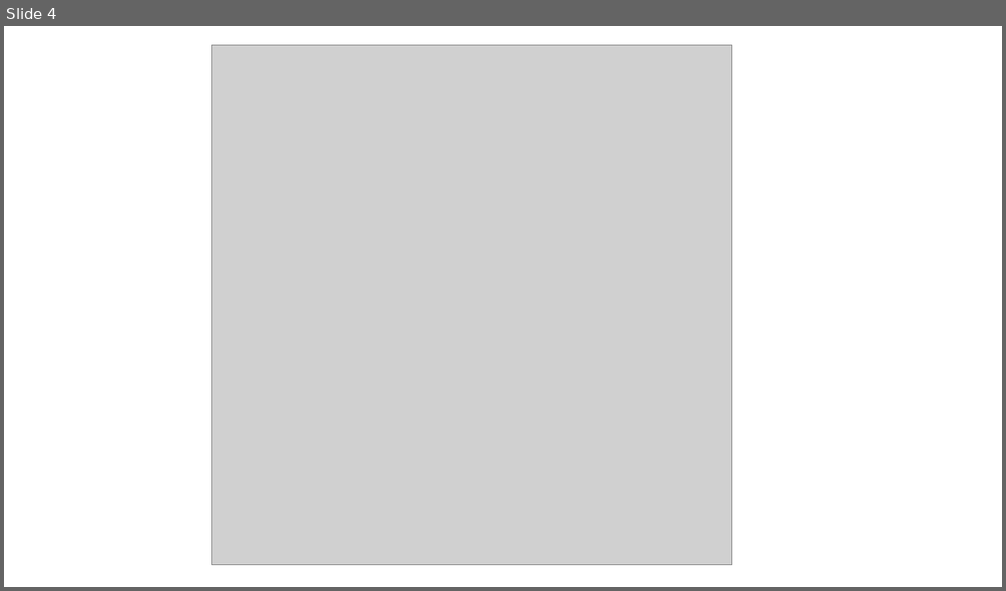
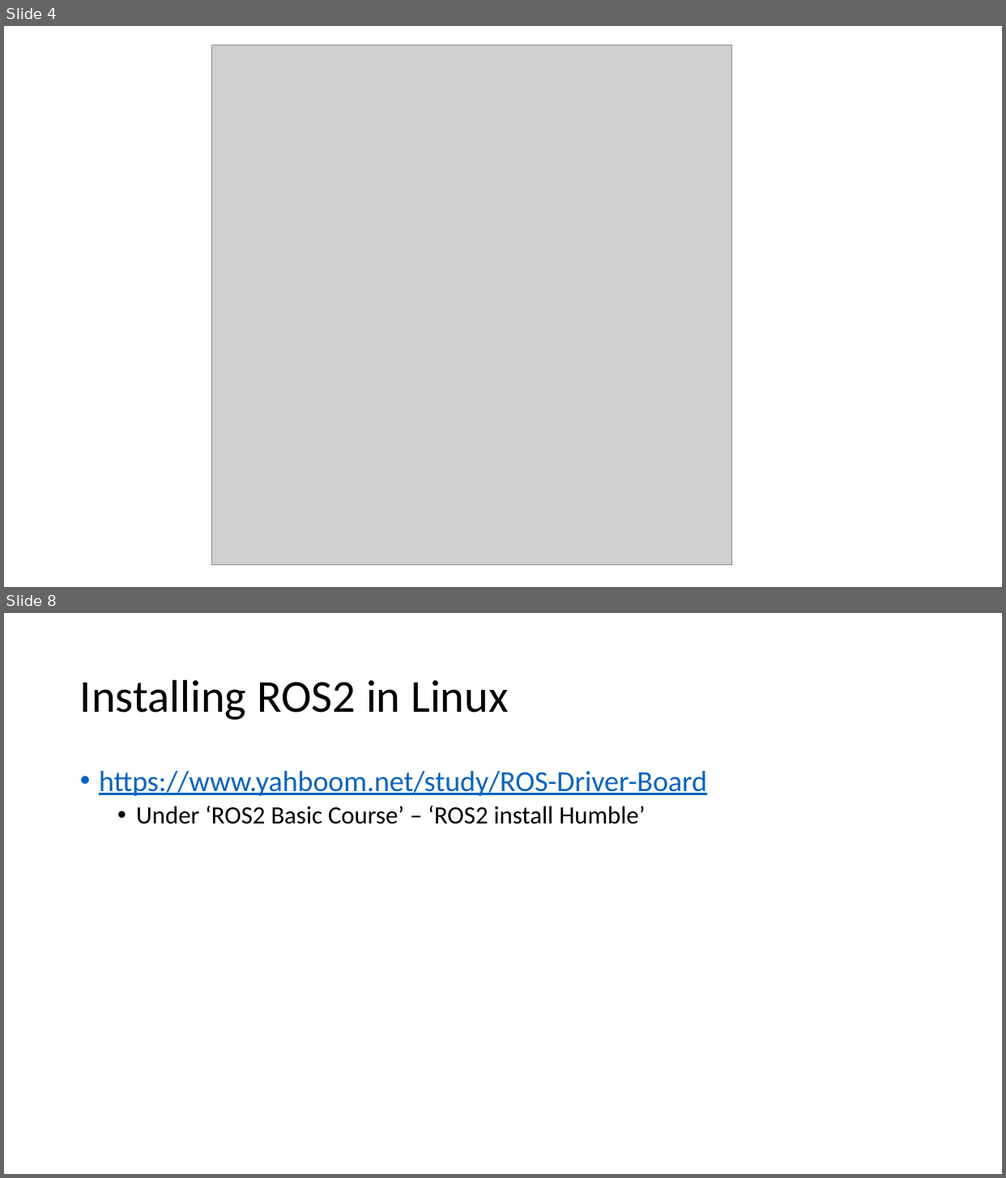
Before and after one commit to gigaprog/p_presentations, a slide deck: embedded/RobotOperatingSystem/Yahboom_ROS2_board.pptx. Shown one above the other, each under a label of ours: slide 4 before the commit, slides 4 and 8 after it; the slides between them are not shown. The pictures are 1006x591 and 1006x1178 pixels, drawn with LibreOffice and Linux fonts; fonts in the diff are those of the drawing; grey boxes stand for pictures. Boxes give left, top, right and bottom in pixels: in the first picture for what was removed or moved away, otherwise in the second. Text is boxed around its words. In the diff, an @@ line names an element or a change of style, - is before the commit and + after.

Commit message:
Updated Yahboom board ROS2

```diff
--- a/embedded/RobotOperatingSystem/Yahboom_ROS2_board.pptx
+++ b/embedded/RobotOperatingSystem/Yahboom_ROS2_board.pptx
@@ slide 8 added at box(4, 613, 1002, 1174), background #FFFFFF @@
@@ title added at box(80, 679, 508, 720), 44 pt, text #000000 @@
+Installing ROS2 in Linux
@@ text added at box(99, 771, 707, 824), 28 pt, text #0563C1, underline @@
+• https://www.yahboom.net/study/ROS-Driver-Board
+  • Under ‘ROS2 Basic Course’ – ‘ROS2 install Humble’
```
Also in this commit, not shown: 1 slide changed, 6 other slides added, 1 slide removed, 1 other file.
